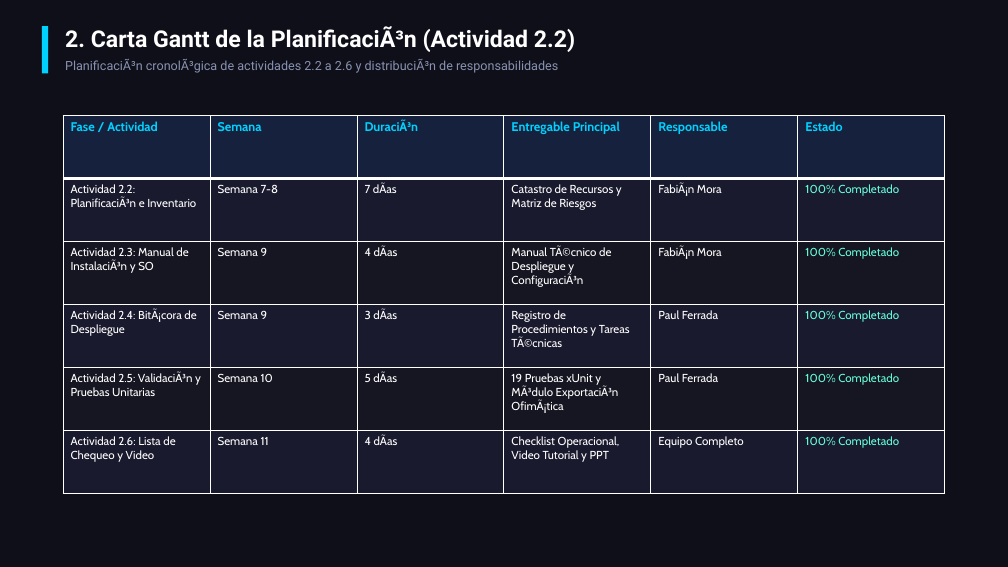
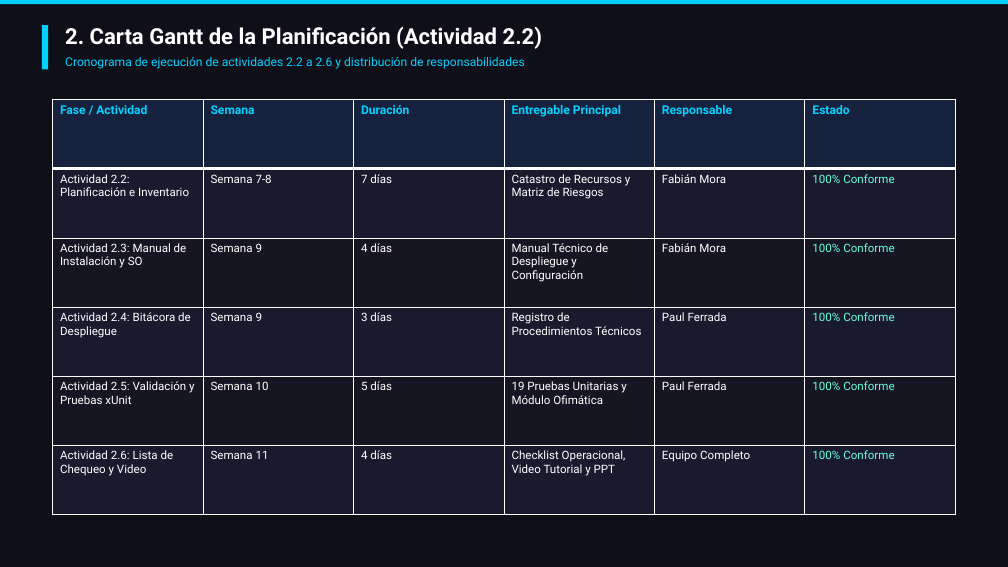
Before and after one commit to swrmm/SoftwareIntegracion, a slide deck: slide 3 of Documentos Proyecto/Presentacion_Etapa_2_Semana_11.pptx. Drawn at 1008x567 pixels with LibreOffice and Linux fonts; fonts in the diff are those of the drawing. Boxes give left, top, right and bottom in pixels: in the first picture for what was removed or moved away, otherwise in the second. Text is boxed around its words. In the diff, an @@ line names an element or a change of style, - is before the commit and + after.

Commit message:
Correccion de formato: Tablas nativas en Word, actualizacion de Gantt a espanol (Listo/Activo) y correccion tipografica en presentacion PPTX

```diff
--- a/Documentos Proyecto/Presentacion_Etapa_2_Semana_11.pptx
+++ b/Documentos Proyecto/Presentacion_Etapa_2_Semana_11.pptx
@@ rectangle added at [0,0,1008,5], fill #00D2FF @@
@@ rectangle: place and size @@
-rectangle at [42,26,48,73]
+rectangle at [42,25,48,69]
@@ text at [65,26,542,49]: text changed; size 22 to 21 pt @@
-2. Carta Gantt de la PlanificaciÃ³n (Actividad 2.2)
+2. Carta Gantt de la Planificación (Actividad 2.2)
@@ text at [65,57,525,69]: text changed; size 12 to 11.5 pt; text colour #8892B0 to #00D2FF @@
-PlanificaciÃ³n cronolÃ³gica de actividades 2.2 a 2.6 y distribuciÃ³n de responsabilidades
+Cronograma de ejecución de actividades 2.2 a 2.6 y distribución de responsabilidades
@@ table at [52,100,955,515] @@
-row 1, column 3: DuraciÃ³n
+row 1, column 3: Duración
-row 2: Actividad 2.2: PlanificaciÃ³n e Inventario | Semana 7-8 | 7 dÃas | Catastro de Recursos y Matriz de Riesgos | FabiÃ¡n Mora | 100% Completado
+row 2: Actividad 2.2: Planificación e Inventario | Semana 7-8 | 7 días | Catastro de Recursos y Matriz de Riesgos | Fabián Mora | 100% Conforme
-row 3: Actividad 2.3: Manual de InstalaciÃ³n y SO | Semana 9 | 4 dÃas | Manual TÃ©cnico de Despliegue y ConfiguraciÃ³n | FabiÃ¡n Mora | 100% Completado
+row 3: Actividad 2.3: Manual de Instalación y SO | Semana 9 | 4 días | Manual Técnico de Despliegue y Configuración | Fabián Mora | 100% Conforme
-row 4: Actividad 2.4: BitÃ¡cora de Despliegue | Semana 9 | 3 dÃas | Registro de Procedimientos y Tareas TÃ©cnicas | Paul Ferrada | 100% Completado
+row 4: Actividad 2.4: Bitácora de Despliegue | Semana 9 | 3 días | Registro de Procedimientos Técnicos | Paul Ferrada | 100% Conforme
-row 5: Actividad 2.5: ValidaciÃ³n y Pruebas Unitarias | Semana 10 | 5 dÃas | 19 Pruebas xUnit y MÃ³dulo ExportaciÃ³n OfimÃ¡tica | Paul Ferrada | 100% Completado
+row 5: Actividad 2.5: Validación y Pruebas xUnit | Semana 10 | 5 días | 19 Pruebas Unitarias y Módulo Ofimática | Paul Ferrada | 100% Conforme
-row 6, column 3: 4 dÃas
+row 6, column 3: 4 días
-row 6, column 6: 100% Completado
+row 6, column 6: 100% Conforme
@@ size 12 to 11.5 pt in "Fase / Actividad", "Semana", "Entregable Principal", "Responsable" and 1 more places @@
@@ font Cabin to Roboto in "Fase / Actividad", "Semana", "Entregable Principal", "Responsable" and 12 more places @@
@@ table: place and size @@
-table at [63,116,943,494]
+table at [52,100,955,515]
```
Also in this commit, not shown: 7 other slides changed, 4 other files.
